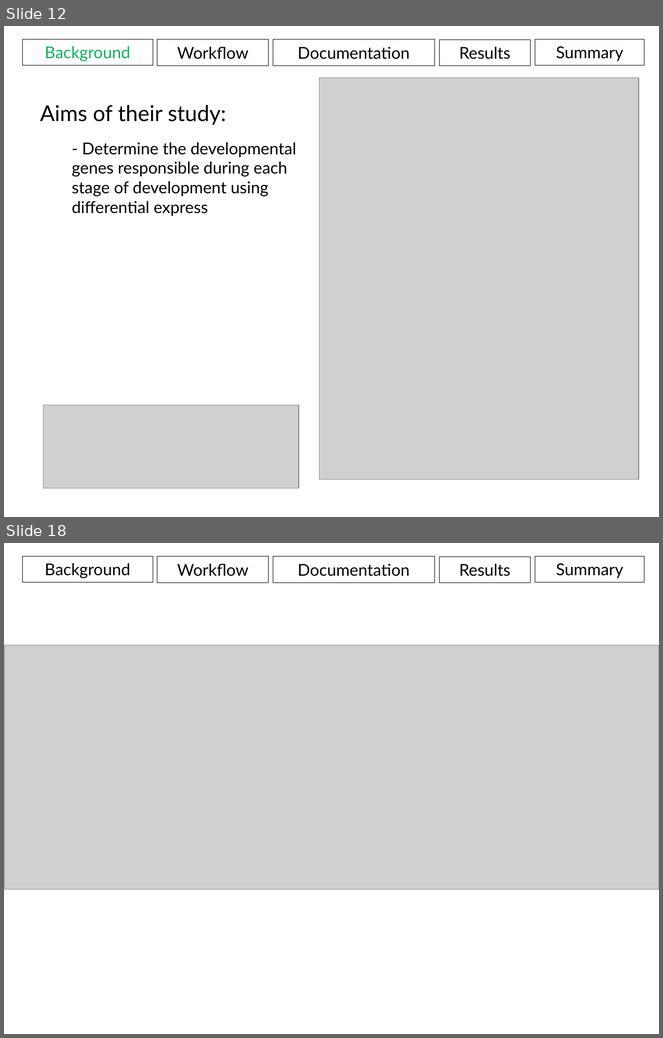
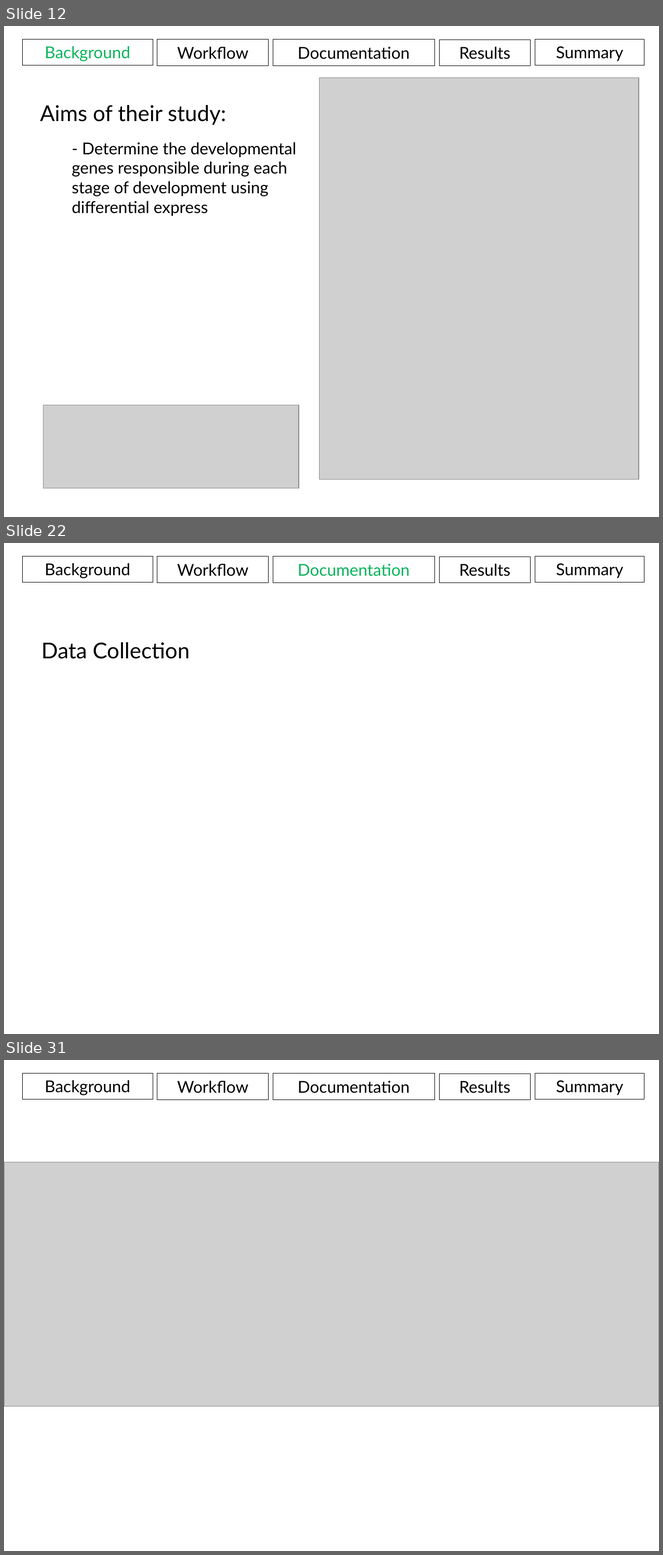
Before and after one commit to aweeger/BCB546X_FinalGroup, a slide deck: Presentation.pptx. Shown one above the other, each under a label of ours: slides 12 and 18 before the commit, slides 12, 22 and 31 after it; the slides between them are not shown. The pictures are 663x1038 and 663x1555 pixels, drawn with LibreOffice and Linux fonts; fonts in the diff are those of the drawing; grey boxes stand for pictures. Boxes give left, top, right and bottom in pixels: in the first picture for what was removed or moved away, otherwise in the second. Text is boxed around its words. In the diff, an @@ line names an element or a change of style, - is before the commit and + after.

```diff
--- a/Presentation.pptx
+++ b/Presentation.pptx
@@ slide 22 added at <box>4,543,659,1034</box>, background #FFFFFF @@
@@ rectangle added at <box>22,556,153,583</box>, outline #000000 0.75 pt, 18 pt, text #000000 @@
+Background
@@ rectangle added at <box>157,557,269,583</box>, outline #000000 0.75 pt, 18 pt, text #000000 @@
+Workflow
@@ rectangle added at <box>273,557,435,583</box>, outline #000000 0.75 pt, 18 pt, text #0AB45A @@
+Documentation
@@ rectangle added at <box>440,557,530,583</box>, outline #000000 0.75 pt, 18 pt, text #000000 @@
+Results
@@ rectangle added at <box>535,556,644,583</box>, outline #000000 0.75 pt, 18 pt, text #000000 @@
+Summary
@@ text added at <box>41,642,190,659</box>, 24 pt, text #000000 @@
+Data Collection
@@ what was slide 18 is now slide 31 @@
```
Also in this commit, not shown: 4 slides changed, 13 other slides added, 1 slide removed.
